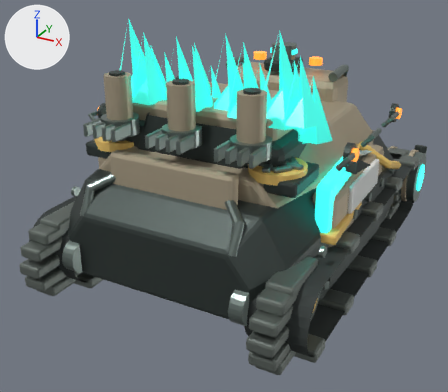
The glTF model assets/models/vehicles/harvester.glb, before and after one commit.
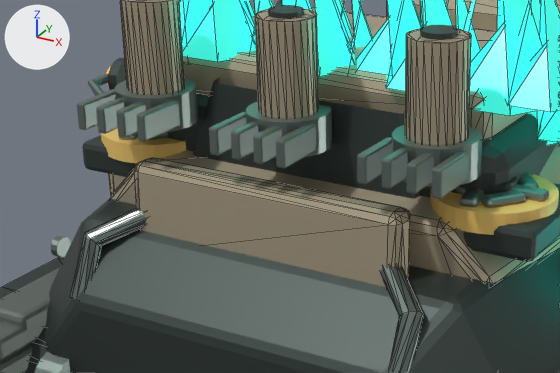
There are two pictures of each version: one whole from a 50 mm camera at (2.44, -4.83, 3.07) aimed at (-0.13, -0.16, 0.73), one close up on the part from 11% to 69% of the width and 19% to 64% of the height. The lights are fixed; the arrows at upper left show +X, +Y and +Z. The first two pictures are the older version. The close-ups show mesh edges as thin lines. Where no turn or scale is listed for an object, it has been applied to the vertices.

Script lines for the objects in view, before the commit:
```python
me_rear_unloading_hatch_armored_leaf___mesh = bpy.data.meshes.new('Rear unloading hatch armored leaf · mesh')
me_rear_unloading_hatch_armored_leaf___mesh.from_pydata(...)  # 56 vertices, 108 faces; spans x -0.55..0.55, y -0.065..0.067, z -0.171..0.211
me_rear_unloading_hatch_armored_leaf___mesh.materials.append(mat_01___veyra_weathered_field_enamel)  # beige #b8ac93
me_solarit_cargo_shard_02a___mesh = bpy.data.meshes.new('Solarit cargo shard 02A · mesh')
me_solarit_cargo_shard_02a___mesh.from_pydata(...)  # 16 vertices, 18 faces; spans x -0.434..0.114, y -0.623..-0.234, z 1.51..2.18
me_solarit_cargo_shard_02a___mesh.materials.append(mat_10___raw_solarit_in_armored_hopper)  # cyan #3fddcd, glowing cyan #38c8b9
me_static_shadow___consolidated_mesh = bpy.data.meshes.new('Static_Shadow · consolidated mesh')
me_static_shadow___consolidated_mesh.from_pydata(...)  # 2438 vertices, 4726 faces; spans x -1.17..1.17, y -1.52..1.55, z 0.22..2.02
me_static_shadow___consolidated_mesh.materials.append(mat_02___graphite_armor)  # dark grey #404a47
ob_cargostage02_ore = bpy.data.objects.new('CargoStage02_Ore', me_solarit_cargo_shard_02a___mesh)
ob_cargostage02_ore.location = (0.0, 0.006, 0.0)
ob_rear_unloading_hatch_armored_leaf = bpy.data.objects.new('Rear unloading hatch armored leaf', me_rear_unloading_hatch_armored_leaf___mesh)
ob_rear_unloading_hatch_armored_leaf.location = (0.0, -1.214, 1.23)
ob_static_shadow = bpy.data.objects.new('Static_Shadow', me_static_shadow___consolidated_mesh)
ob_static_shadow.location = (0.0, 0.0, 0.0)
# also in view: 'Static_Steel' at (0.0, 0.08, 1.08); 'Static_Hazard' at (0.0, 0.19, 0.89); 'Static_Armor' at (0.0, 0.0, 1.37); 'LoadingDoor_Steel' at (0.0, -1.35, 1.11); 'Static_Rubber' at (0.0, 0.08, 0.5)
```
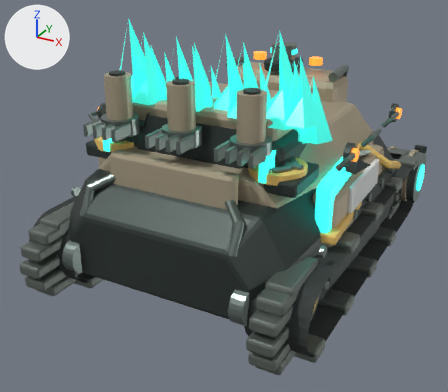
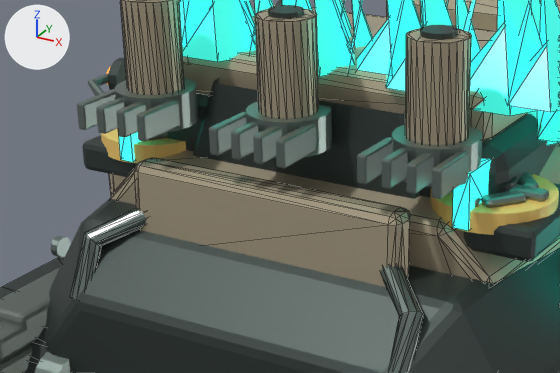
Boxes (x1, y1, x2, y2) around the edits, measured in the close-ups (560 x 373 px):
'CargoStage07_Energy', added: after (119, 132, 491, 231)

The change, as a diff of the scene's bpy script:
```diff
--- a/assets/models/vehicles/harvester.glb.py
+++ b/assets/models/vehicles/harvester.glb.py
@@ me_solarit_hopper_fill_gauge_04_l___mesh @@
+me_solarit_hopper_fill_gauge_04_l___mesh.from_pydata(...)  # a box spanning x -0.73..-0.67, y -1.11..-0.93, z 1.37..1.57; a box spanning x 0.67..0.73, y -1.11..-0.93, z 1.37..1.57
+me_solarit_hopper_fill_gauge_04_l___mesh.materials.append(mat_06___solarit_conduits)  # cyan #35eddd, glowing cyan #39ffed
@@ ob_cargostage07_energy @@
+ob_cargostage07_energy = bpy.data.objects.new('CargoStage07_Energy', me_solarit_hopper_fill_gauge_04_l___mesh)
+ob_cargostage07_energy.location = (0.0, 0.006, 0.0)
```
